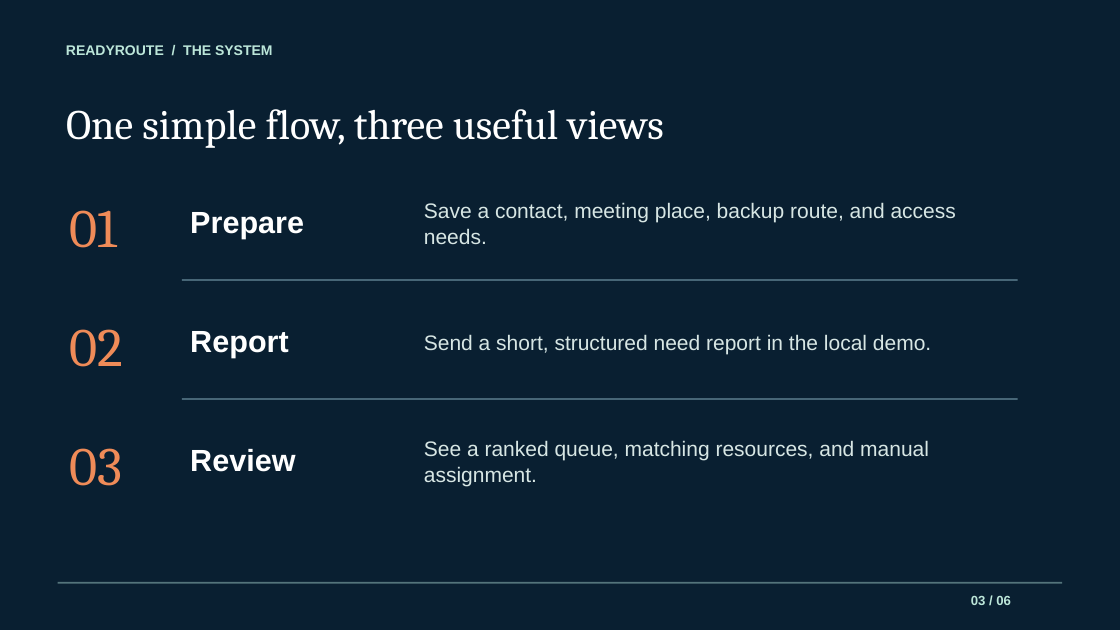
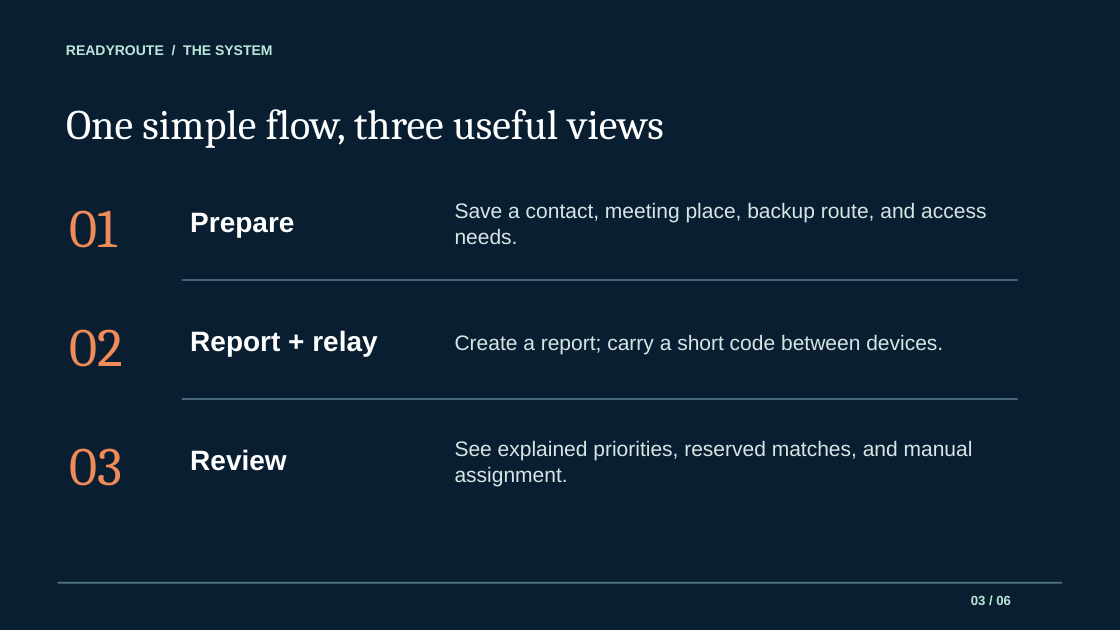
Before and after one commit to Amartya-J/ycs, a slide deck: slide 3 of ReadyRoute_presentation.pptx. Drawn at 1120x630 pixels with LibreOffice and Linux fonts; fonts in the diff are those of the drawing. Boxes give left, top, right and bottom in pixels: in the first picture for what was removed or moved away, otherwise in the second. Text is boxed around its words. In the diff, an @@ line names an element or a change of style, - is before the commit and + after.

Commit message:
Improve offline relay and specialist-aware matching

```diff
--- a/ReadyRoute_presentation.pptx
+++ b/ReadyRoute_presentation.pptx
@@ text "Prepare" at bbox=[190, 212, 294, 237]: size 26.2 to 24 pt @@
@@ text "Save a contact, meeting place, ...": place and size @@
-text "Save a contact, meeting place, ..." at bbox=[424, 202, 956, 244]
+text "Save a contact, meeting place, ..." at bbox=[455, 202, 986, 244]
@@ text at bbox=[190, 330, 377, 356]: text changed; size 26.2 to 24 pt @@
-Report
+Report + relay
@@ text at bbox=[455, 334, 943, 354]: text changed @@
-Send a short, structured need report in the local demo.
+Create a report; carry a short code between devices.
@@ text "Review" at bbox=[190, 449, 286, 471]: size 26.2 to 24 pt @@
@@ text at bbox=[455, 440, 973, 486]: text changed @@
-See a ranked queue, matching resources, and manual assignment.
+See explained priorities, reserved matches, and manual assignment.
```
Also in this commit, not shown: 2 other slides changed, 8 other files.
